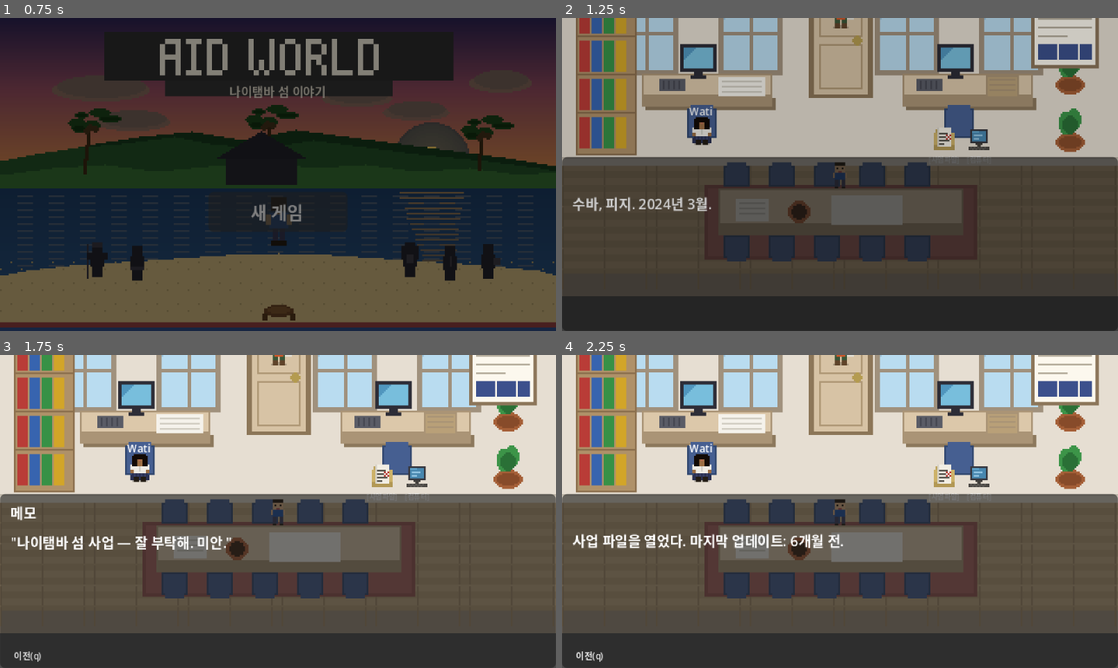
Above: before the commit, frames 1-4 (two rows, left to right).
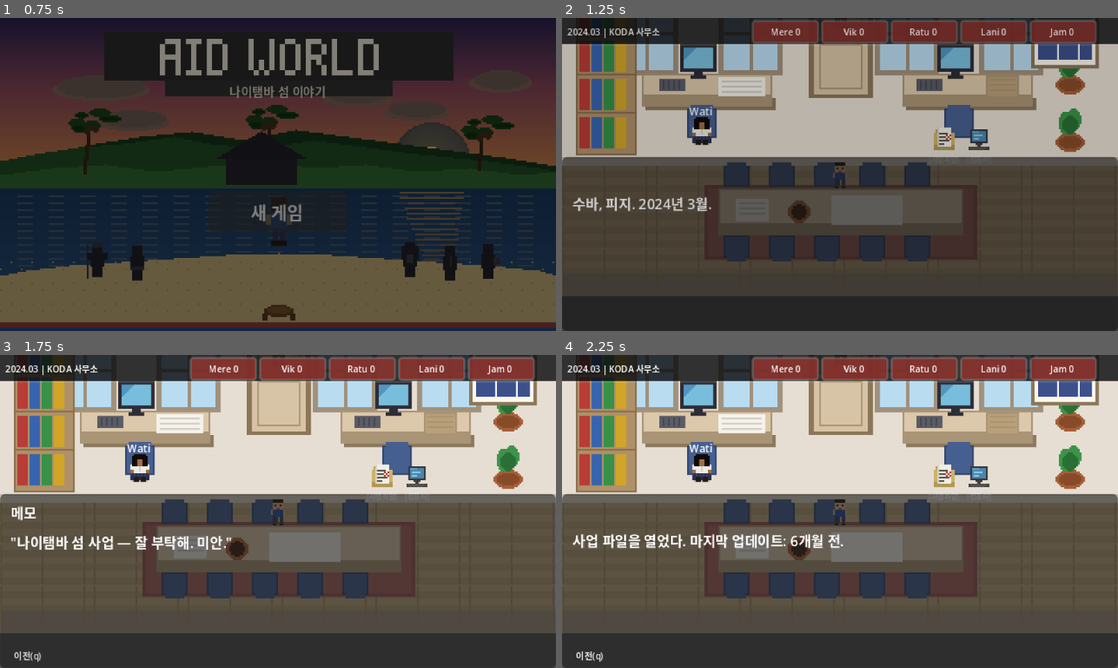
Above: after the commit, the same moments.

Repository: amnotyoung/idc-game
Game: Godot game, scene res://scenes/ui/title_screen.tscn
The game is run twice, just before and just after one commit, with the same random seed, the same clock (stepped at 60 frames per second) and the same inputs.
Inputs (mouse positions are in pixels of both pictures, inside the frame that each line leads up to):
- Up to frame 1 (0.75 s): click "새 게임" at 0.5 s
- Up to frame 2 (1.25 s): no input
- Up to frame 3 (1.75 s): tap Enter (ui_accept) at 1.25, 1.52 s; move the mouse to (400, 495) at 1.27 s; hold Right (ui_right) from 1.28 s (still down); hold Shift from 1.28 s (still down); click (400, 495) at 1.42 s
- Up to frame 4 (2.25 s): release Right (ui_right) at 2 s; release Shift at 2 s; click "이전(q)" at 2 s

Frame 1 is identical in both runs. In frame 2, 8.4% of the frame differs, in the area x 0-100%, y 0-62%; in frame 3, 8.5%, in the area x 0-100%, y 0-60%; in frame 4, 8.5%.

Commit message:
Add persistent status HUD

Diff:
--- /dev/null
+++ b/scenes/ui/status_bar.tscn
@@ -0,0 +1,44 @@
+[gd_scene load_steps=3 format=3]
+
+[ext_resource type="Script" path="res://scripts/ui/status_bar.gd" id="1"]
+
+[sub_resource type="StyleBoxFlat" id="bar_style"]
+bg_color = Color(0.0352941, 0.0431373, 0.054902, 0.82)
+border_color = Color(1, 1, 1, 0.12)
+border_width_bottom = 1
+content_margin_left = 3.0
+content_margin_top = 1.0
+content_margin_right = 3.0
+content_margin_bottom = 1.0
+
+[node name="StatusBar" type="CanvasLayer"]
+layer = 20
+script = ExtResource("1")
+
+[node name="Bar" type="Panel" parent="."]
+anchors_preset = 10
+anchor_right = 1.0
+offset_bottom = 16.0
+theme_override_styles/panel = SubResource("bar_style")
+
+[node name="Row" type="HBoxContainer" parent="Bar"]
+anchors_preset = 15
+anchor_right = 1.0
+anchor_bottom = 1.0
+offset_left = 3.0
+offset_top = 1.0
+offset_right = -3.0
+offset_bottom = -1.0
+theme_override_constants/separation = 2
+
+[node name="ContextLabel" type="Label" parent="Bar/Row"]
+custom_minimum_size = Vector2(104, 12)
+layout_mode = 2
+theme_override_font_sizes/font_size = 5
+text = "2024.03 | 현재 위치"
+vertical_alignment = 1
+clip_text = true
+
+[node name="Stakeholders" type="HBoxContainer" parent="Bar/Row"]
+layout_mode = 2
+theme_override_constants/separation = 1
--- a/scenes/world/chapter1_office.tscn
+++ b/scenes/world/chapter1_office.tscn
@@ -1,8 +1,9 @@
-[gd_scene load_steps=24 format=3 uid="uid://chapter1office"]
+[gd_scene load_steps=25 format=3 uid="uid://chapter1office"]
 
 [ext_resource type="Script" path="res://scripts/player/player.gd" id="1"]
 [ext_resource type="Script" path="res://scripts/npc/npc_base.gd" id="2"]
 [ext_resource type="PackedScene" path="res://scenes/ui/dialogue_box.tscn" id="3"]
+[ext_resource type="PackedScene" path="res://scenes/ui/status_bar.tscn" id="status_bar"]
 [ext_resource type="Script" path="res://scripts/world/chapter1_office.gd" id="4"]
 [ext_resource type="Texture2D" path="res://assets/sprites/characters/player.png" id="5"]
 [ext_resource type="Texture2D" path="res://assets/sprites/characters/mere.png" id="6"]
@@ -164,6 +165,9 @@
 horizontal_alignment = 1
 
 ; ─── 대화창 UI ───
+[node name="StatusBar" parent="." instance=ExtResource("status_bar")]
+location_label = "KODA 사무소"
+
 [node name="DialogueBox" parent="." instance=ExtResource("3")]
 
 ; ─── BGM ───
--- a/scenes/world/ending_scene.tscn
+++ b/scenes/world/ending_scene.tscn
@@ -1,8 +1,9 @@
-[gd_scene load_steps=13 format=3]
+[gd_scene load_steps=14 format=3]
 
 [ext_resource type="Texture2D" path="res://assets/sprites/tilesets/office_bg.png" id="1"]
 [ext_resource type="Script" path="res://scripts/world/chapter5_ending.gd" id="2"]
 [ext_resource type="PackedScene" path="res://scenes/ui/dialogue_box.tscn" id="3"]
+[ext_resource type="PackedScene" path="res://scenes/ui/status_bar.tscn" id="status_bar"]
 [ext_resource type="AudioStream" path="res://assets/music/bgm_office.wav" id="4"]
 [ext_resource type="Texture2D" path="res://assets/sprites/characters/mere.png" id="mere_tex"]
 [ext_resource type="Texture2D" path="res://assets/sprites/characters/timoci.png" id="timoci_tex"]
@@ -153,4 +154,7 @@
 script = ExtResource("2")
 
 ; ─── 대화창 UI ───
+[node name="StatusBar" parent="." instance=ExtResource("status_bar")]
+location_label = "최종 협의"
+
 [node name="DialogueBox" parent="." instance=ExtResource("3")]
--- a/scenes/world/government_building.tscn
+++ b/scenes/world/government_building.tscn
@@ -1,8 +1,9 @@
-[gd_scene load_steps=23 format=3]
+[gd_scene load_steps=24 format=3]
 
 [ext_resource type="Script" path="res://scripts/player/player.gd" id="1"]
 [ext_resource type="Script" path="res://scripts/npc/npc_base.gd" id="2"]
 [ext_resource type="PackedScene" path="res://scenes/ui/dialogue_box.tscn" id="3"]
+[ext_resource type="PackedScene" path="res://scenes/ui/status_bar.tscn" id="status_bar"]
 [ext_resource type="Script" path="res://scripts/world/building_exit.gd" id="4"]
 [ext_resource type="Texture2D" path="res://assets/sprites/tilesets/government_bg.png" id="5"]
 [ext_resource type="Texture2D" path="res://assets/sprites/characters/timoci.png" id="6"]
@@ -194,6 +195,9 @@
 modulate = Color(1, 1, 0.5, 0.85)
 
 ; ─── 대화창 UI ───
+[node name="StatusBar" parent="." instance=ExtResource("status_bar")]
+location_label = "정부청사"
+
 [node name="DialogueBox" parent="." instance=ExtResource("3")]
 
 ; ─── 오프닝 트리거 ───
--- a/scenes/world/intl_org_office.tscn
+++ b/scenes/world/intl_org_office.tscn
@@ -1,8 +1,9 @@
-[gd_scene load_steps=16 format=3]
+[gd_scene load_steps=17 format=3]
 
 [ext_resource type="Script" path="res://scripts/player/player.gd" id="1"]
 [ext_resource type="Script" path="res://scripts/npc/npc_base.gd" id="2"]
 [ext_resource type="PackedScene" path="res://scenes/ui/dialogue_box.tscn" id="3"]
+[ext_resource type="PackedScene" path="res://scenes/ui/status_bar.tscn" id="status_bar"]
 [ext_resource type="Script" path="res://scripts/world/building_exit.gd" id="4"]
 [ext_resource type="Texture2D" path="res://assets/sprites/tilesets/intl_org_bg.png" id="5"]
 [ext_resource type="Texture2D" path="res://assets/sprites/characters/james.png" id="6"]
@@ -165,6 +166,9 @@
 zoom = Vector2(1, 1)
 
 ; ─── 대화창 UI ───
+[node name="StatusBar" parent="." instance=ExtResource("status_bar")]
+location_label = "국제기구"
+
 [node name="DialogueBox" parent="." instance=ExtResource("3")]
 
 ; ─── 오프닝 트리거 ───
--- a/scenes/world/naitamba_island.tscn
+++ b/scenes/world/naitamba_island.tscn
@@ -1,8 +1,9 @@
-[gd_scene load_steps=26 format=3]
+[gd_scene load_steps=27 format=3]
 
 [ext_resource type="Script" path="res://scripts/player/player.gd" id="1"]
 [ext_resource type="Script" path="res://scripts/npc/npc_base.gd" id="2"]
 [ext_resource type="PackedScene" path="res://scenes/ui/dialogue_box.tscn" id="3"]
+[ext_resource type="PackedScene" path="res://scenes/ui/status_bar.tscn" id="status_bar"]
 [ext_resource type="Script" path="res://scripts/world/building_exit.gd" id="4"]
 [ext_resource type="Texture2D" path="res://assets/sprites/tilesets/naitamba_bg.png" id="5"]
 [ext_resource type="Texture2D" path="res://assets/sprites/characters/ratu_josefa.png" id="6"]
@@ -269,6 +270,9 @@
 volume_db = -6.0
 
 ; ─── 대화창 UI ───
+[node name="StatusBar" parent="." instance=ExtResource("status_bar")]
+location_label = "나이탬바 섬"
+
 [node name="DialogueBox" parent="." instance=ExtResource("3")]
 
 ; ─── 오프닝 트리거 ───
--- a/scenes/world/suva_street.tscn
+++ b/scenes/world/suva_street.tscn
@@ -1,10 +1,11 @@
-[gd_scene load_steps=20 format=3]
+[gd_scene load_steps=21 format=3]
 
 [ext_resource type="Script" path="res://scripts/player/player.gd" id="1"]
 [ext_resource type="Texture2D" path="res://assets/sprites/tilesets/suva_street_bg.png" id="2"]
 [ext_resource type="Texture2D" path="res://assets/sprites/characters/player.png" id="3"]
 [ext_resource type="Script" path="res://scripts/world/suva_street.gd" id="4"]
 [ext_resource type="PackedScene" path="res://scenes/ui/dialogue_box.tscn" id="5"]
+[ext_resource type="PackedScene" path="res://scenes/ui/status_bar.tscn" id="status_bar"]
 [ext_resource type="AudioStream" path="res://assets/music/bgm_street.wav" id="6"]
 [ext_resource type="Script" path="res://scripts/npc/street_npc.gd" id="7"]
 [ext_resource type="Texture2D" path="res://assets/sprites/characters/npc_bula_man.png" id="8"]
@@ -307,4 +308,7 @@
 modulate = Color(1, 1, 0.5, 0.85)
 
 ; ─── 대화창 UI ───
+[node name="StatusBar" parent="." instance=ExtResource("status_bar")]
+location_label = "수바 거리"
+
 [node name="DialogueBox" parent="." instance=ExtResource("5")]
--- /dev/null
+++ b/scripts/ui/status_bar.gd
@@ -0,0 +1,126 @@
+extends CanvasLayer
+
+@export var time_label: String = "2024.03"
+@export var location_label: String = ""
+
+@onready var context_label: Label = $Bar/Row/ContextLabel
+@onready var stakeholders_box: HBoxContainer = $Bar/Row/Stakeholders
+
+const LOCATION_BY_SCENE = {
+	"res://scenes/world/chapter1_office.tscn": "KODA 사무소",
+	"res://scenes/world/suva_street.tscn": "수바 거리",
+	"res://scenes/world/government_building.tscn": "정부청사",
+	"res://scenes/world/intl_org_office.tscn": "국제기구",
+	"res://scenes/world/naitamba_island.tscn": "나이탬바",
+	"res://scenes/world/ending_scene.tscn": "최종 협의",
+}
+
+const STAKEHOLDERS = [
+	{"id": "mere", "short": "Mere", "name": "Mere"},
+	{"id": "timoci", "short": "Vik", "name": "Vikash"},
+	{"id": "ratu_josefa", "short": "Ratu", "name": "Ratu Josefa"},
+	{"id": "lani", "short": "Lani", "name": "Lani"},
+	{"id": "james", "short": "Jam", "name": "James"},
+]
+
+var _chips: Dictionary = {}
+
+func _ready() -> void:
+	layer = 20
+	if location_label == "":
+		var scene_path := ""
+		if get_tree().current_scene:
+			scene_path = get_tree().current_scene.scene_file_path
+		location_label = LOCATION_BY_SCENE.get(scene_path, "현재 위치")
+
+	_build_chips()
+	_refresh_context()
+	_refresh_all()
+	if not TrustManager.trust_changed.is_connected(_on_trust_changed):
+		TrustManager.trust_changed.connect(_on_trust_changed)
+
+func set_location(value: String) -> void:
+	location_label = value
+	_refresh_context()
+
+func set_time(value: String) -> void:
+	time_label = value
+	_refresh_context()
+
+func _build_chips() -> void:
+	for child in stakeholders_box.get_children():
+		stakeholders_box.remove_child(child)
+		child.queue_free()
+	_chips.clear()
+
+	for item in STAKEHOLDERS:
+		var chip := PanelContainer.new()
+		chip.custom_minimum_size = Vector2(39, 12)
+		chip.mouse_filter = Control.MOUSE_FILTER_PASS
+
+		var label := Label.new()
+		label.add_theme_font_size_override("font_size", 5)
+		label.horizontal_alignment = HORIZONTAL_ALIGNMENT_CENTER
+		label.vertical_alignment = VERTICAL_ALIGNMENT_CENTER
+		label.clip_text = true
+		chip.add_child(label)
+		stakeholders_box.add_child(chip)
+		_chips[item["id"]] = {"panel": chip, "label": label, "meta": item}
+
+func _refresh_context() -> void:
+	context_label.text = "%s | %s" % [time_label, location_label]
+
+func _refresh_all() -> void:
+	for item in STAKEHOLDERS:
+		_refresh_chip(item["id"])
+
+func _on_trust_changed(npc_id: String, _new_value: int) -> void:
+	_refresh_chip(npc_id)
+
+func _refresh_chip(npc_id: String) -> void:
+	if not _chips.has(npc_id):
+		return
+	var entry: Dictionary = _chips[npc_id]
+	var value := TrustManager.get_trust(npc_id)
+	var tier := _tier_label(value)
+	var label: Label = entry["label"]
+	var panel: PanelContainer = entry["panel"]
+	var meta: Dictionary = entry["meta"]
+
+	label.text = "%s %d" % [meta["short"], value]
+	panel.tooltip_text = "%s: %s (%d)" % [meta["name"], tier, value]
+
+	var style := StyleBoxFlat.new()
+	style.bg_color = _tier_color(value)
+	style.border_color = Color(1, 1, 1, 0.18)
+	style.border_width_left = 1
+	style.border_width_top = 1
+	style.border_width_right = 1
+	style.border_width_bottom = 1
+	style.corner_radius_top_left = 2
+	style.corner_radius_top_right = 2
+	style.corner_radius_bottom_left = 2
+	style.corner_radius_bottom_right = 2
+	style.content_margin_left = 1
+	style.content_margin_right = 1
+	style.content_margin_top = 0
+	style.content_margin_bottom = 0
+	panel.add_theme_stylebox_override("panel", style)
+
+func _tier_label(value: int) -> String:
+	if value >= 70:
+		return "협력적"
+	if value >= 50:
+		return "호의적"
+	if value >= 25:
+		return "사무적"
+	return "경계"
+
+func _tier_color(value: int) -> Color:
+	if value >= 70:
+		return Color(0.12, 0.48, 0.28, 0.88)
+	if value >= 50:
+		return Color(0.18, 0.34, 0.62, 0.88)
+	if value >= 25:
+		return Color(0.38, 0.36, 0.31, 0.88)
+	return Color(0.55, 0.20, 0.18, 0.88)
--- a/scripts/world/chapter2_government.gd
+++ b/scripts/world/chapter2_government.gd
@@ -35,6 +35,7 @@
 	_show_elevator()
 
 func _show_elevator() -> void:
+	_set_status_location("정부청사 로비")
 	# 로비 배경 + 모든 NPC 숨기고 엘리베이터 선택
 	bg.texture = LOBBY_BG
 	_hide_all_npcs()
@@ -55,6 +56,7 @@
 
 func _show_floor3() -> void:
 	_current_floor = 3
+	_set_status_location("정부청사 3층")
 	_hide_all_npcs()
 	bg.texture = FLOOR3_BG
 	_set_npc_active(timoci, true)
@@ -63,10 +65,16 @@
 
 func _show_floor5() -> void:
 	_current_floor = 5
+	_set_status_location("토지청 5층")
 	_hide_all_npcs()
 	bg.texture = FLOOR5_BG
 	_set_npc_active(sela, true)
 	_setup_floor5_state()
+
+func _set_status_location(value: String) -> void:
+	var status_bar = get_parent().get_node_or_null("StatusBar")
+	if status_bar and status_bar.has_method("set_location"):
+		status_bar.set_location(value)
 
 func _setup_floor3_state() -> void:
 	if not TrustManager.has_flag("ch2_timoci_met"):
--- a/scripts/world/chapter3_island.gd
+++ b/scripts/world/chapter3_island.gd
@@ -79,6 +79,7 @@
 	# 세부세부 시작 → 배경 전환 + NPC/플레이어 숨김 (뿌리/가루/망고/빈손 모두)
 	if did in ["ch3_sevusevu_good", "ch3_sevusevu_powder", "ch3_ratu_mango_react", "ch3_sevusevu_miss"] and not _in_sevusevu:
 		_in_sevusevu = true
+		_set_status_location("세부세부")
 		bg.texture = SEVUSEVU_BG
 		player.visible = false
 		ratu.visible = false
@@ -159,6 +160,7 @@
 func _restore_island_view() -> void:
 	if _in_sevusevu:
 		_in_sevusevu = false
+		_set_status_location("나이탬바 섬")
 		bg.texture = ISLAND_BG
 		player.visible = true
 		ratu.visible = true
@@ -180,3 +182,8 @@
 		if elder: elder.dialogue_id = "island_elder_after"
 		if fisher: fisher.dialogue_id = "island_fisher_after"
 		if woman: woman.dialogue_id = "island_woman_after"
+
+func _set_status_location(value: String) -> void:
+	var status_bar = get_parent().get_node_or_null("StatusBar")
+	if status_bar and status_bar.has_method("set_location"):
+		status_bar.set_location(value)
--- a/scripts/world/chapter5_ending.gd
+++ b/scripts/world/chapter5_ending.gd
@@ -93,12 +93,15 @@
 
 	match _ending_type:
 		"true":
+			_set_status("2025.03", "나이탬바 섬")
 			bg.texture = ISLAND_BG
 			water_tank.visible = true
 			water_tank.modulate.a = 0.0
 		"normal":
+			_set_status("2025.03", "나이탬바 섬")
 			bg.texture = ISLAND_BG
 		"bad":
+			_set_status("2024.09", "KODA 사무소")
 			bg.texture = OFFICE_BG
 
 	# 배경 천천히 페이드인 (BGM은 꺼진 상태 유지 — 고요한 엔딩)
@@ -235,3 +238,12 @@
 
 	DialogueManager.dialogues["ch5_report"] = {"lines": lines}
 	DialogueManager.start("ch5_report")
+
+func _set_status(time_value: String, location_value: String) -> void:
+	var status_bar = get_parent().get_node_or_null("StatusBar")
+	if not status_bar:
+		return
+	if status_bar.has_method("set_time"):
+		status_bar.set_time(time_value)
+	if status_bar.has_method("set_location"):
+		status_bar.set_location(location_value)
